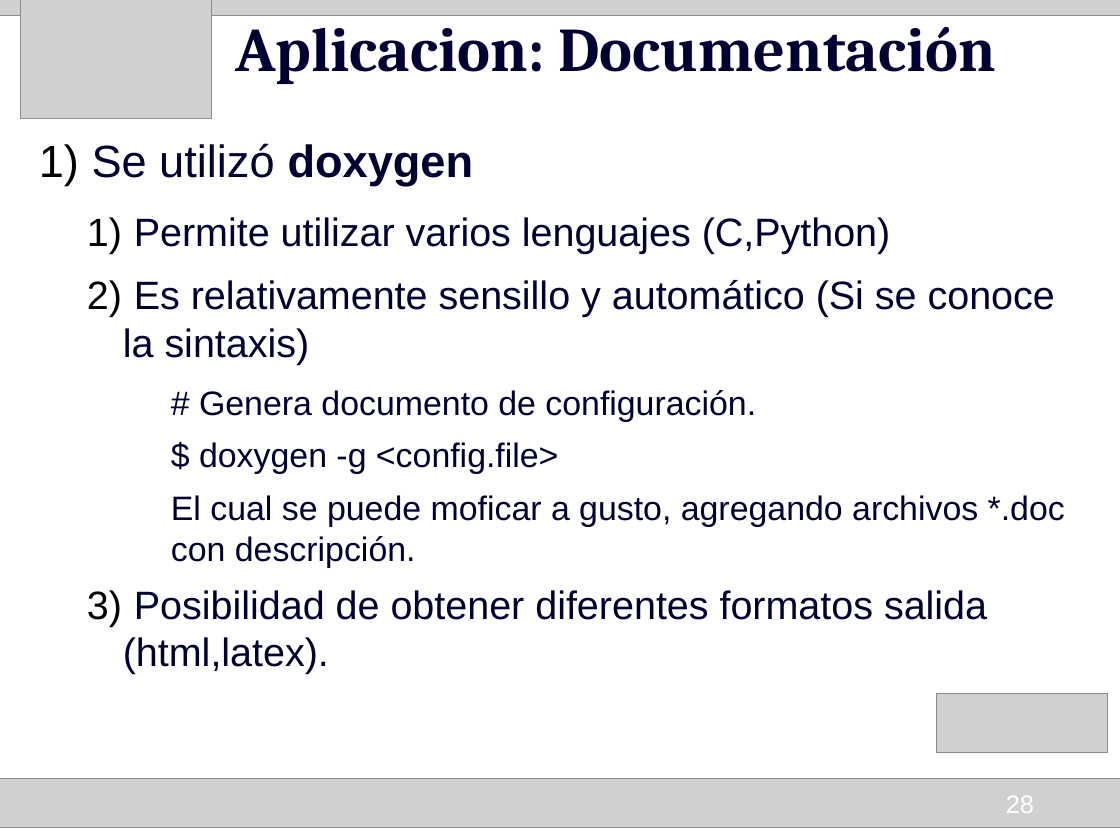
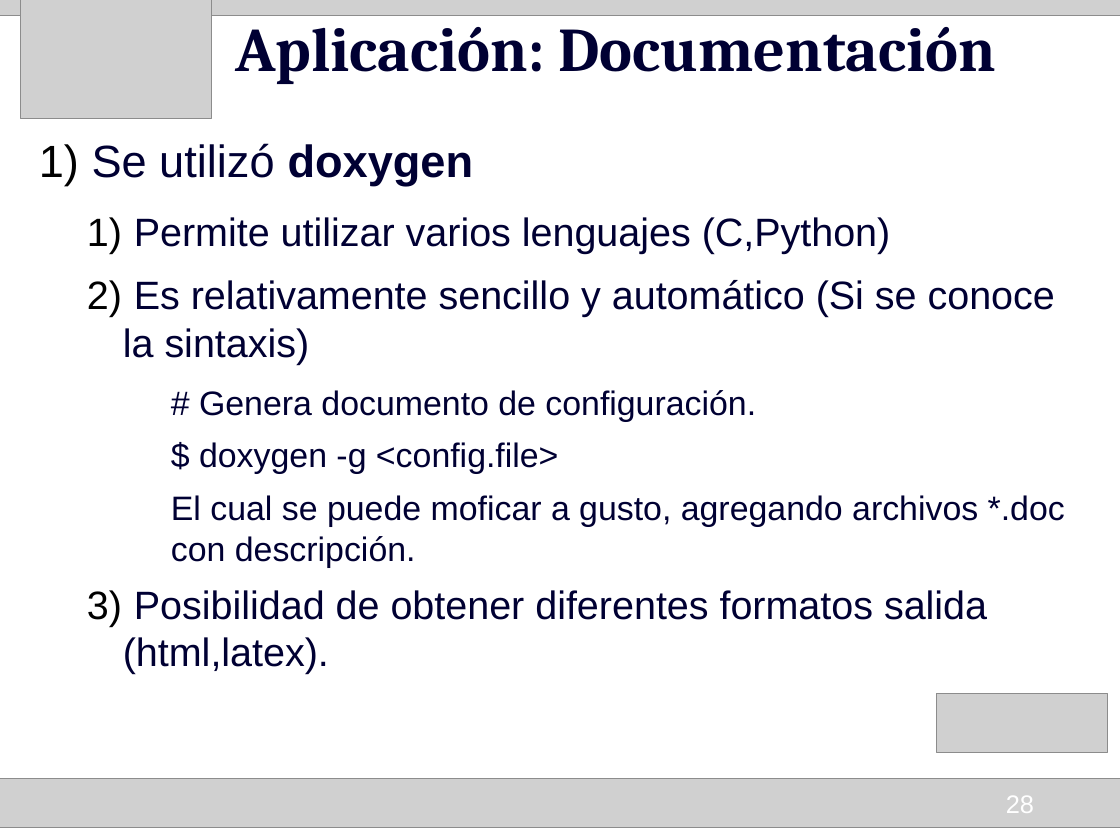
Before and after one commit to HumbertoCelleri/ljmd, a slide deck: slide 28 of presentacion/Presentacion_final.odp. Drawn at 1120x840 pixels with LibreOffice and Linux fonts; fonts in the diff are those of the drawing; grey boxes stand for pictures. Boxes give left, top, right and bottom in pixels: in the first picture for what was removed or moved away, otherwise in the second. Text is boxed around its words. In the diff, an @@ line names an element or a change of style, - is before the commit and + after.

Commit message:
Correccion de typos en la presentacion.

```diff
--- a/presentacion/Presentacion_final.odp
+++ b/presentacion/Presentacion_final.odp
@@ title at [235, 14, 996, 84]: text changed @@
-Aplicacion: Documentación
+Aplicación: Documentación
@@ text at [123, 280, 1055, 365]: text changed @@
-  2) Es relativamente sensillo y automático (Si se conoce la sintaxis)
+  2) Es relativamente sencillo y automático (Si se conoce la sintaxis)
```
Also in this commit, not shown: 3 other slides changed, 5 other files.
